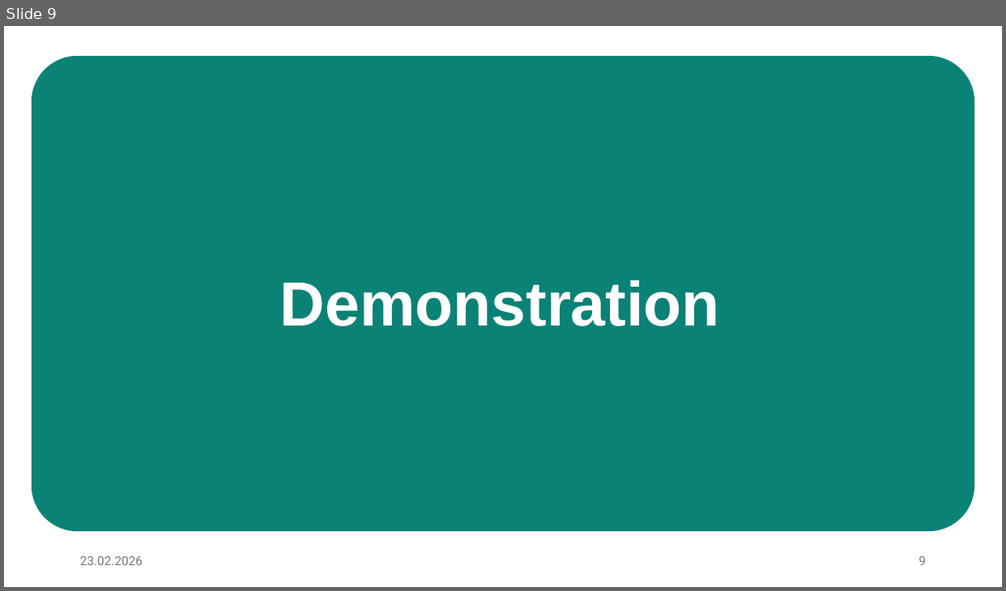
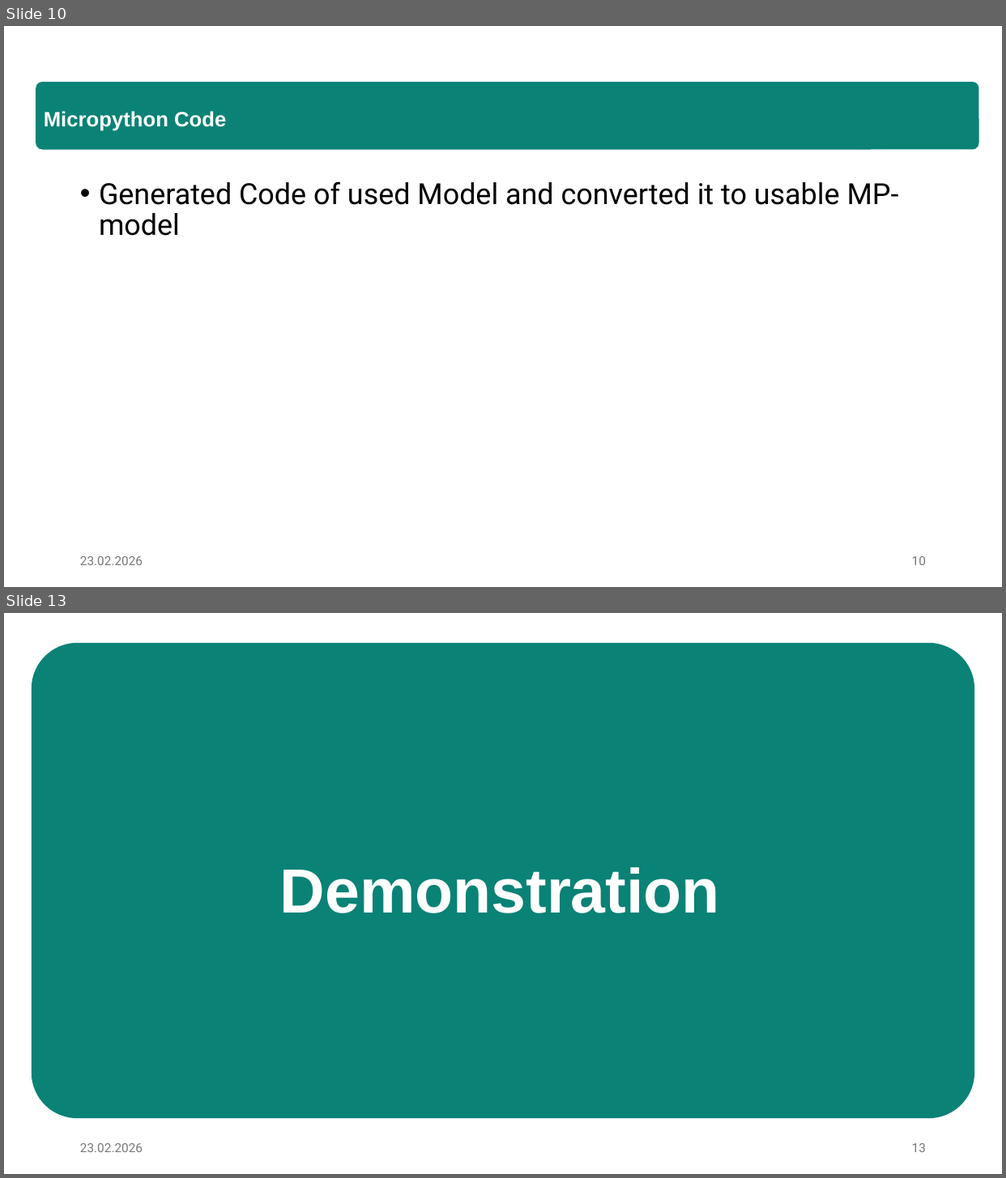
Before and after one commit to e12413440/micropython-hands-on-course, a slide deck: report/Präsentation.pptx. Shown one above the other, each under a label of ours: slide 9 before the commit, slides 10 and 13 after it; the slides between them are not shown. The pictures are 1006x591 and 1006x1178 pixels, drawn with LibreOffice and Linux fonts; fonts in the diff are those of the drawing. Boxes give left, top, right and bottom in pixels: in the first picture for what was removed or moved away, otherwise in the second. Text is boxed around its words. In the diff, an @@ line names an element or a change of style, - is before the commit and + after.

```diff
--- a/report/Präsentation.pptx
+++ b/report/Präsentation.pptx
@@ slide 10 added at (4,26,1002,587), background #FFFFFF @@
@@ rounded rectangle added at (36,81,978,149), fill #0A8276, 20 pt, text #FFFFFF, bold @@
+Micropython Code
@@ text added at (99,182,899,236), 28 pt, text #000000 @@
+• Generated Code of used Model and converted it to usable MP-model
@@ text added at (80,557,143,565), 12 pt, text #797979 @@
+23.02.2026
@@ page number added at (912,557,926,565), 12 pt, text #797979 @@
+10
@@ what was slide 9 is now slide 13 @@
@@ page number at (912,1144,926,1152): text changed @@
-9
+13
```
Also in this commit, not shown: 8 slides changed, 3 other slides added.
